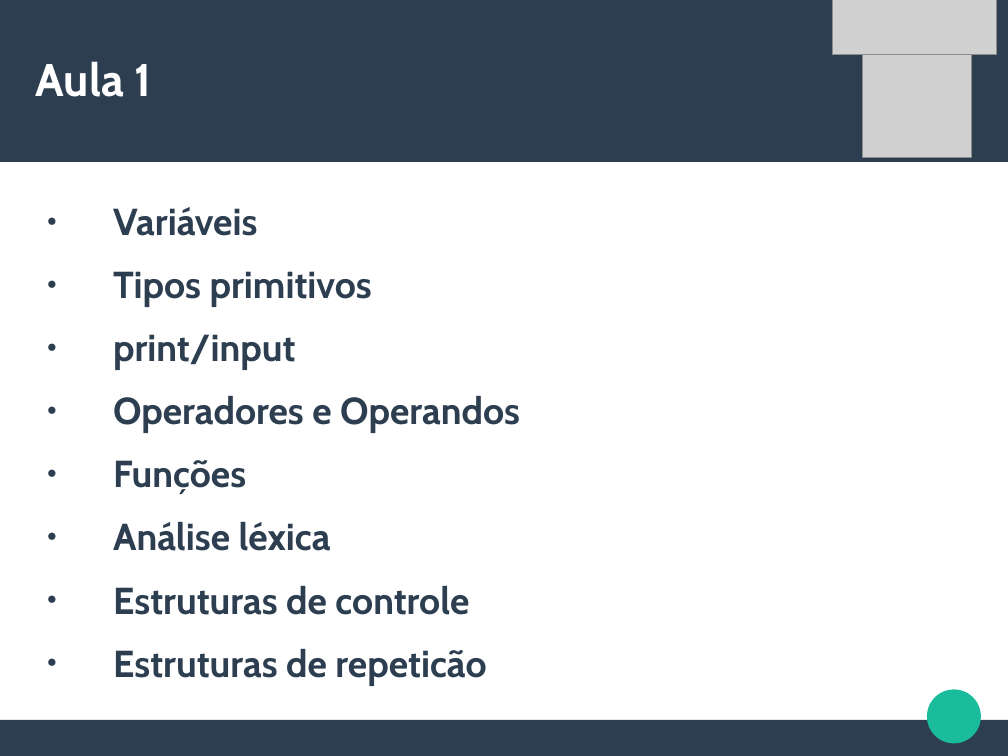
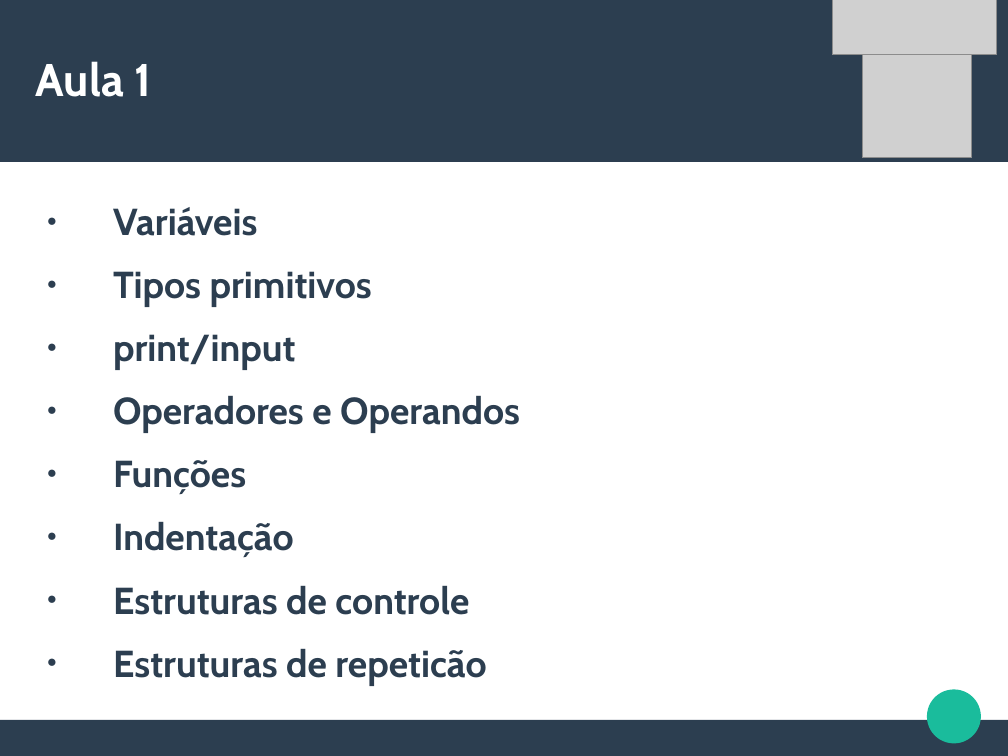
Before and after one commit to CalicoUFSC/minicurso-python, a slide deck: slide 2 of Aula1/Aula1.odp. Drawn at 1008x756 pixels with LibreOffice and Linux fonts; fonts in the diff are those of the drawing; grey boxes stand for pictures. Boxes give left, top, right and bottom in pixels: in the first picture for what was removed or moved away, otherwise in the second. Text is boxed around its words. In the diff, an @@ line names an element or a change of style, - is before the commit and + after.

Commit message:
Atualizando Aula1

```diff
--- a/Aula1/Aula1.odp
+++ b/Aula1/Aula1.odp
@@ text at <box>113,522,294,557</box>: text changed @@
-● Análise léxica
+● Indentação
```
Also in this commit, not shown: 7 other slides changed, 2 slides removed, 2 other files.
